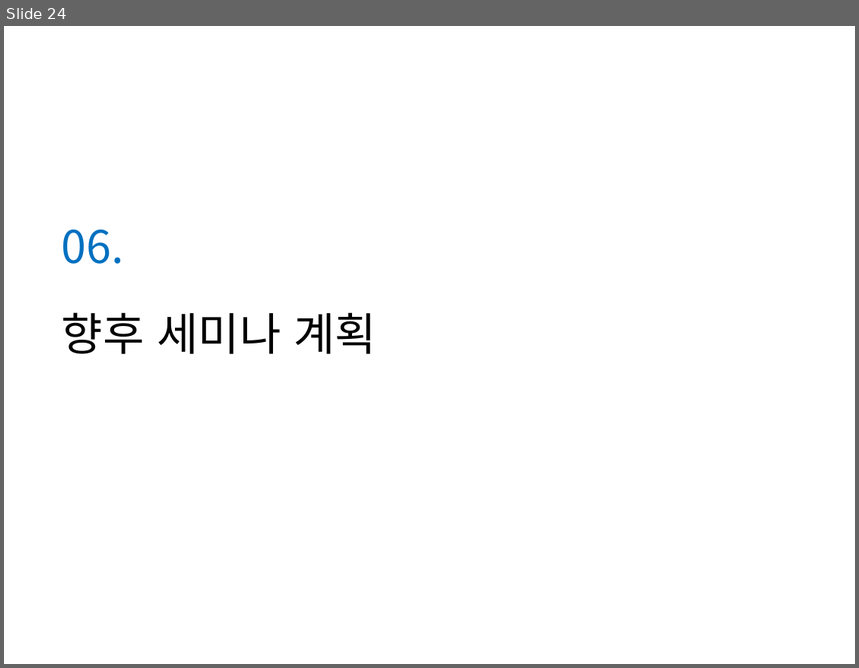
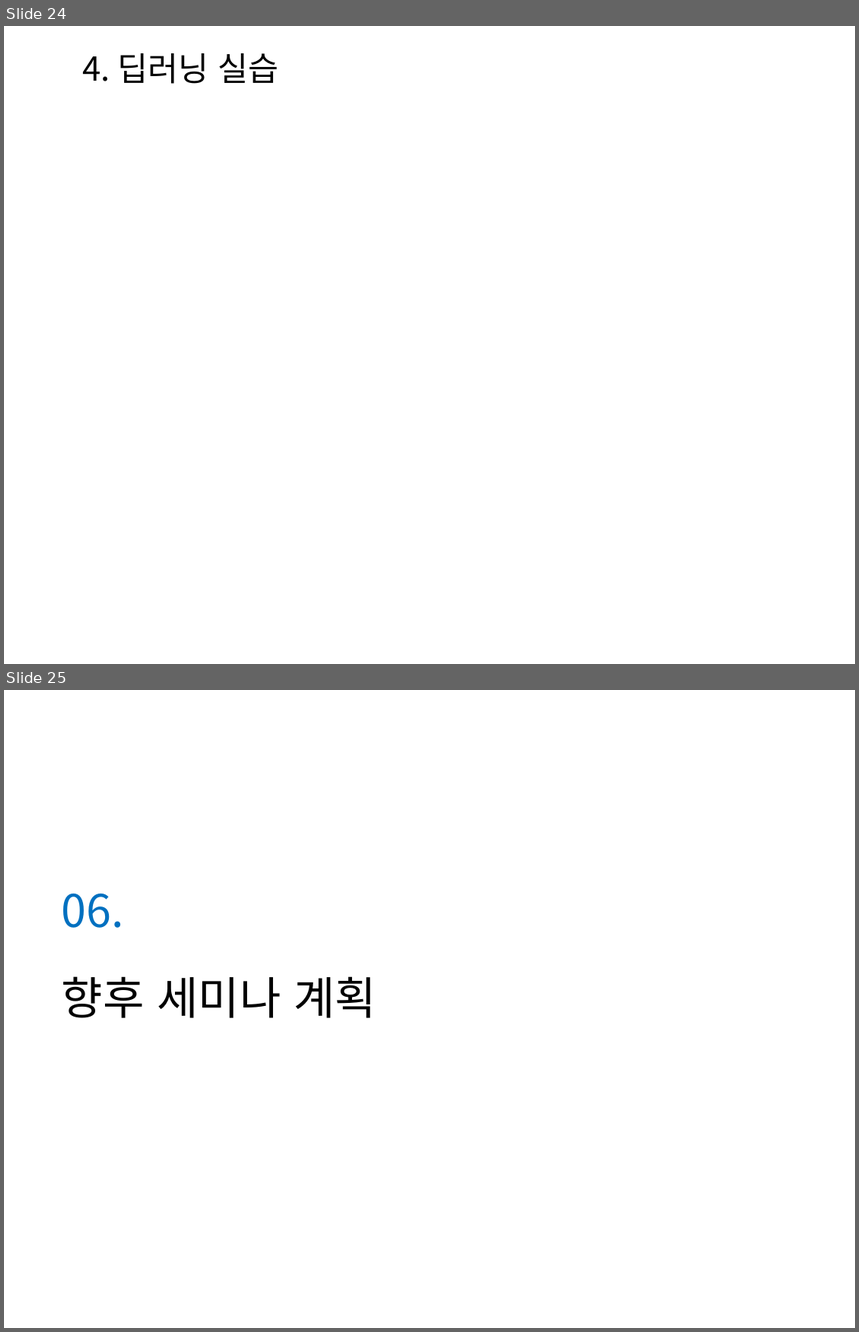
Before and after one commit to Heechul90/Deep_Learning, a slide deck: Study/정리/Deep Learning02.pptx. Shown one above the other, each under a label of ours: slide 24 before the commit, slides 24 and 25 after it. The pictures are 859x668 and 859x1332 pixels, drawn with LibreOffice and Linux fonts; fonts in the diff are those of the drawing; background and template pictures are left out. Boxes give left, top, right and bottom in pixels: in the first picture for what was removed or moved away, otherwise in the second. Text is boxed around its words. In the diff, an @@ line names an element or a change of style, - is before the commit and + after.

Commit message:
딥러닝 학습

```diff
--- a/Study/정리/Deep Learning02.pptx
+++ b/Study/정리/Deep Learning02.pptx
@@ slide 24 added at bbox=[4, 26, 855, 664], background picture (left out) @@
@@ text added at bbox=[83, 53, 279, 84], 28 pt, text #000000 @@
+4. 딥러닝 실습
@@ what was slide 24 is now slide 25 @@
```
Also in this commit, not shown: 2 slides changed, 2 other files.
